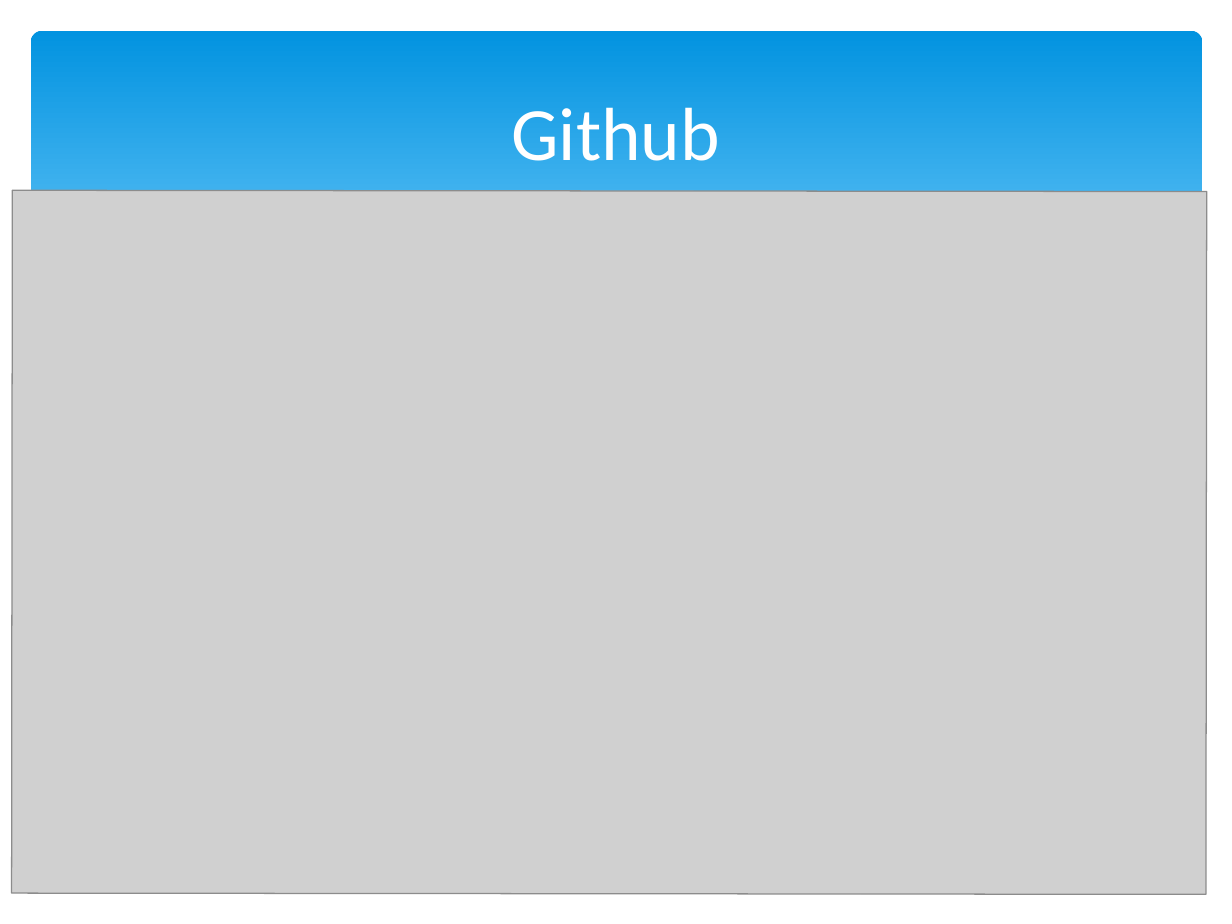
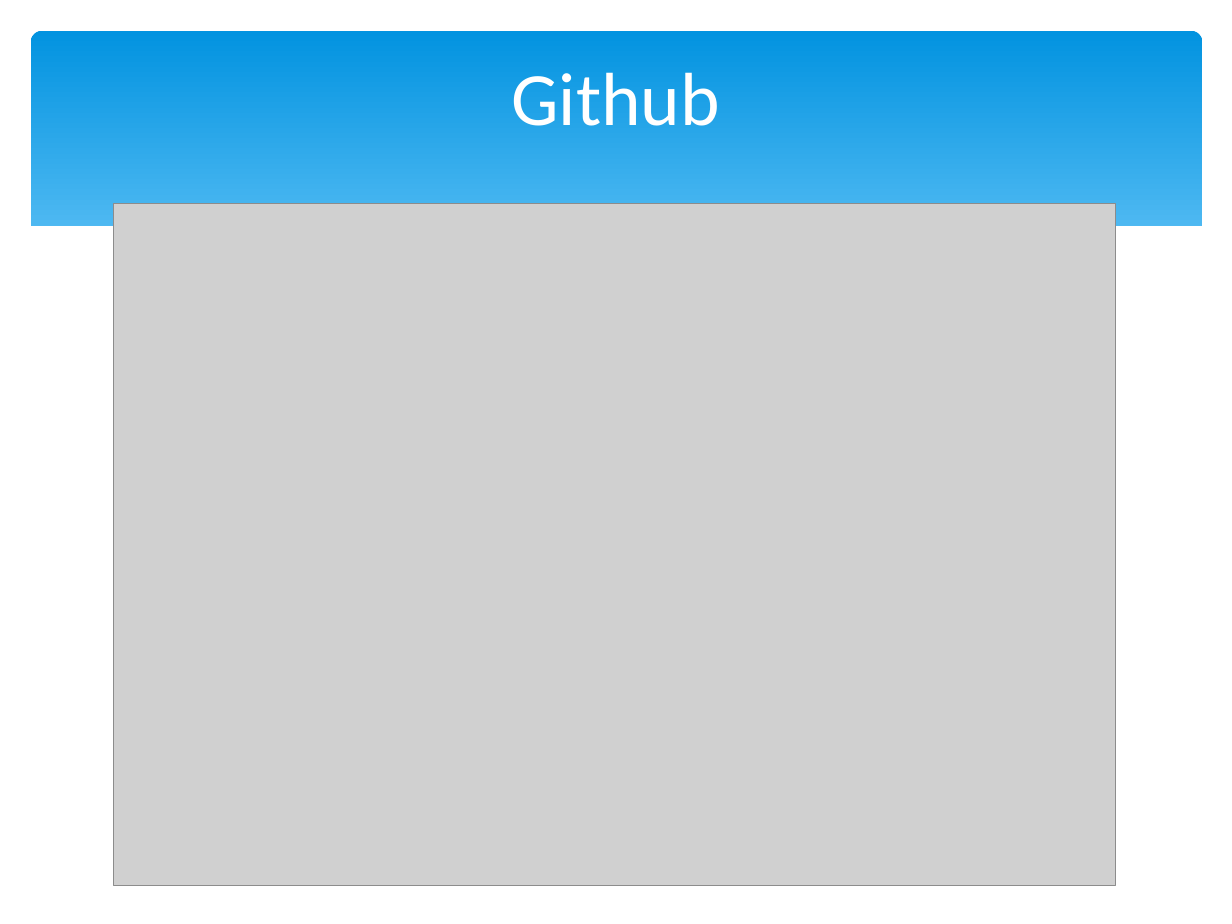
Before and after one commit to yuchan/bluebee.com, a slide deck: slide 6 of Slide Report/Software Engineering Project.pptx. Drawn at 1232x924 pixels with LibreOffice and Linux fonts; fonts in the diff are those of the drawing; grey boxes stand for pictures. Boxes give left, top, right and bottom in pixels: in the first picture for what was removed or moved away, otherwise in the second. Text is boxed around its words. In the diff, an @@ line names an element or a change of style, - is before the commit and + after.

Commit message:
add release picture

```diff
--- a/Slide Report/Software Engineering Project.pptx
+++ b/Slide Report/Software Engineering Project.pptx
@@ text "Github": place and size @@
-text "Github" at [511, 107, 719, 161]
+text "Github" at [511, 72, 719, 126]
@@ picture: place and size @@
-picture at [12, 190, 1207, 895]
+picture at [113, 203, 1115, 885]
```
Also in this commit, not shown: 1 slide added.
